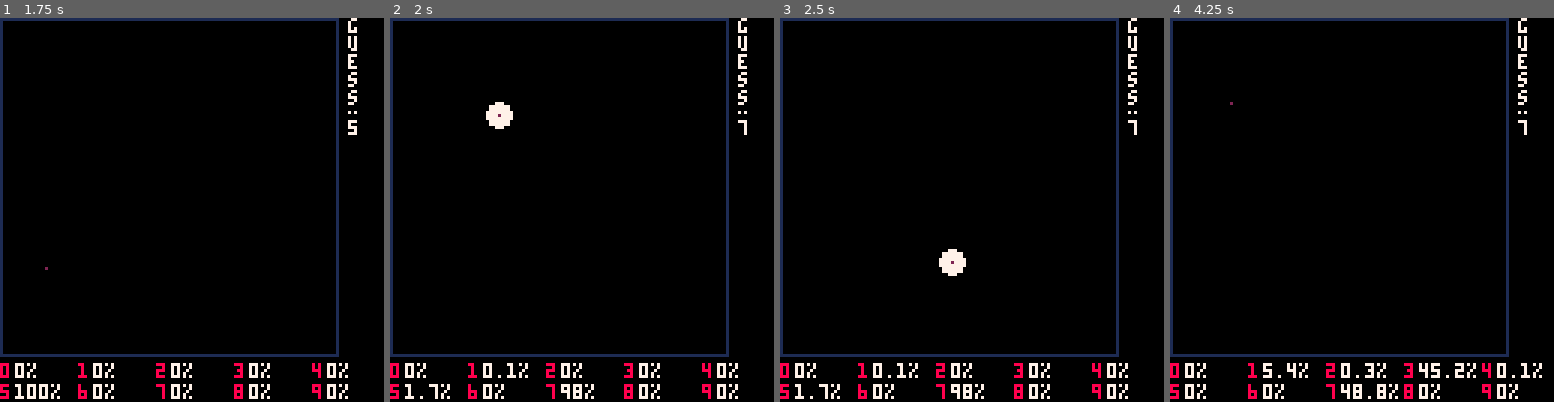
Above: before the commit, frames 1-4 (left to right).
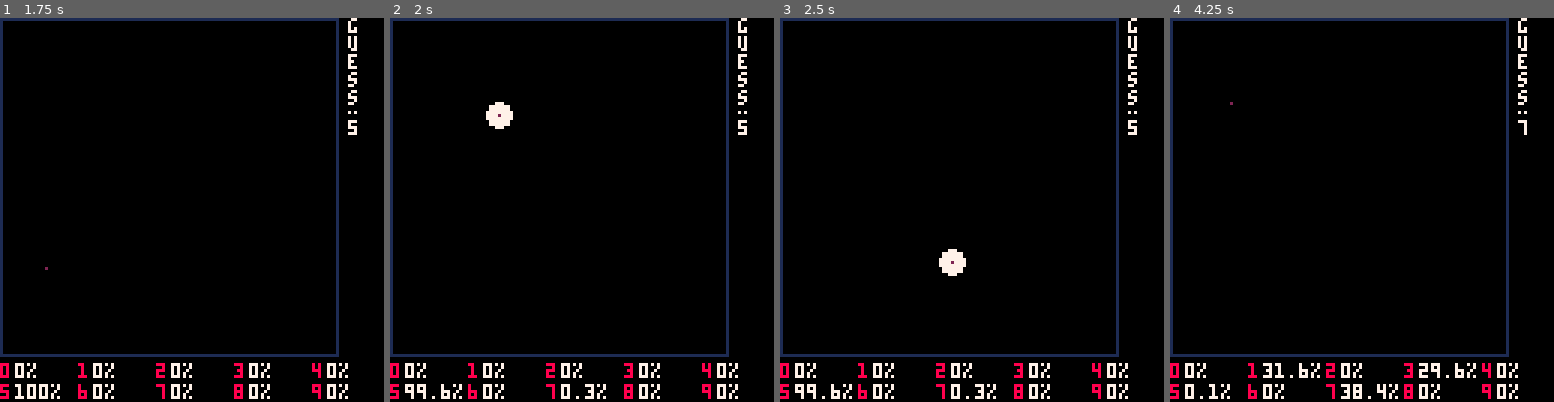
Above: after the commit, the same moments.

Repository: antoj2/NeuralNetwork.p8
Game: PICO-8 cartridge neuralnetwork.p8
Same seed, same stepped clock (60 frames per second), same inputs: the game is played once before the commit and once after it.
Inputs (mouse positions are in pixels of both pictures, inside the frame that each line leads up to):
- Up to frame 1 (1.75 s): tap X (X key) at 0.33, 1.07 s; click (280, 121) at 0.67 s; tap O (Z key) at 0.7, 1.7 s; click (46, 267) at 1.22 s
- Up to frame 2 (2 s): click (497, 114) at 1.77 s; tap X (X key) at 1.85 s
- Up to frame 3 (2.5 s): tap O (Z key) at 2.1 s; click (952, 259) at 2.32 s
- Up to frame 4 (4.25 s): tap O (Z key) every 0.4 s from 2.5 to 4.1 s; click (1404, 106) at 2.87 s; tap X (X key) at 2.97, 4.08 s; click (1465, 256) at 3.42 s; click (1231, 102) at 3.97 s

Frame 1 is identical in both runs. In frame 2, 0.6% of the frame differs, in the area x 3-93%, y 27-100%; in frame 3, 0.6%; in frame 4, 0.8%, in the area x 7-97%, y 89-100%.

Commit message:
various speed improvements

Diff:
--- a/neuralnetwork.p8
+++ b/neuralnetwork.p8
@@ -4,8 +4,8 @@
 -- picomnist
 -- by bigsexydaddy
 
-scalew = 0.06287362800369398
-scaleb = 0.050924302892707
+scalew = 0.06498428453590946
+scaleb = 0.059529313912947204
 
 function dequantize(qw, scale)
 	return qw * scale
Not shown, changed: 128 lines of the sprite sheet (__gfx__) section of neuralnetwork.p8
Not shown, changed: main.py
Not shown, changed: pyproject.toml
Not shown, changed: uv.lock
